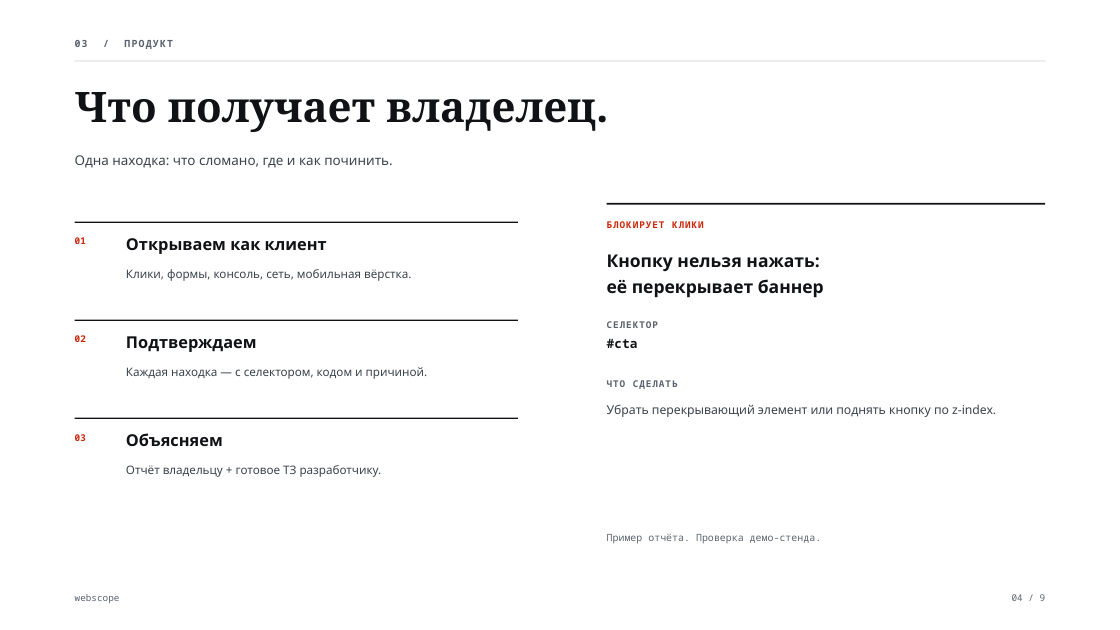
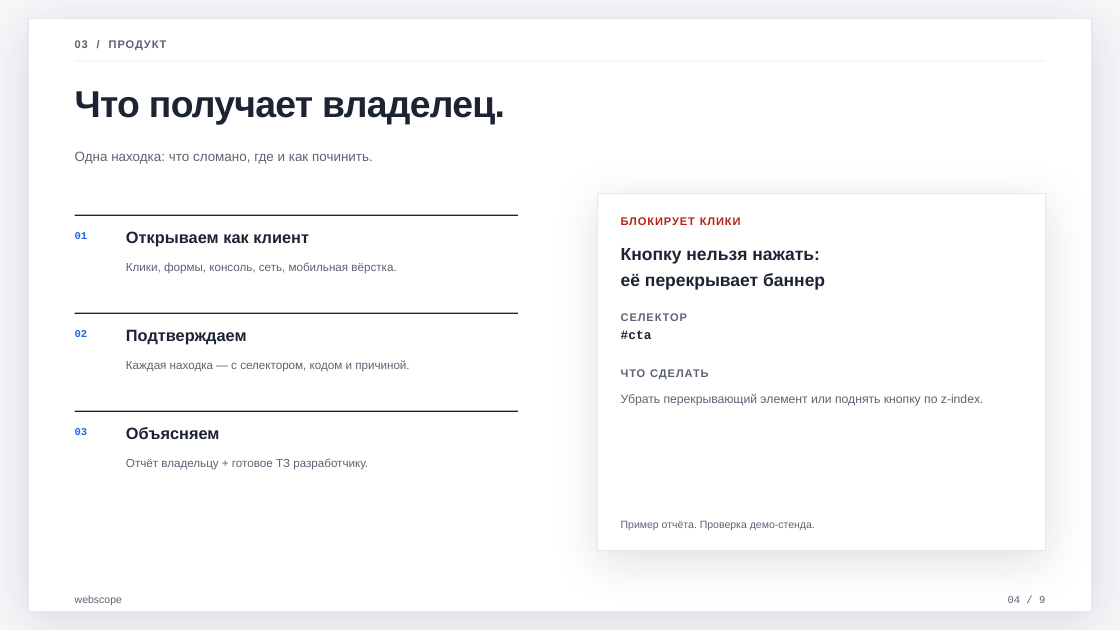
Before and after one commit to xDefox/qa-startup, a slide deck: slide 4 of pitch/webscope-pitch-3min.pptx. Drawn at 1120x630 pixels with LibreOffice and Linux fonts; fonts in the diff are those of the drawing. Boxes give left, top, right and bottom in pixels: in the first picture for what was removed or moved away, otherwise in the second. Text is boxed around its words. In the diff, an @@ line names an element or a change of style, - is before the commit and + after.

```diff
--- a/pitch/webscope-pitch-3min.pptx
+++ b/pitch/webscope-pitch-3min.pptx
@@ background #FFFFFF to #F6F7F9 @@
@@ rounded rectangle added at (28,18,1092,612), fill #FFFFFF, outline #E4E7EC 1 pt @@
@@ text "03 / ПРОДУКТ" at (75,40,88,48): size 8.5 to 9.5 pt, font Noto Sans Mono to Arial, text colour #5A626D to #5B6474, letter spacing 1 to 0.8 pt @@
@@ text "Что получает владелец." at (75,91,505,125): size 36 to 32 pt, font Noto Serif to Arial, text colour #101215 to #1C2333, letter spacing 0 to -0.6 pt @@
@@ rounded rectangle added at (597,194,1045,551), fill #FFFFFF, outline #E4E7EC 1 pt @@
@@ rectangle removed at (607,203,1045,205) @@
@@ size 8 to 9 pt, font Noto Sans Mono to Courier New, text colour #C9280B to #2563EB in 3 elements at (75,330,88,337), (75,428,88,435), (75,232,88,239) @@
@@ font Noto Sans to Arial, text colour #101215 to #1C2333 in 4 elements at (126,231,309,246), (126,427,220,439), (126,329,247,344), (621,248,825,290) @@
@@ text "БЛОКИРУЕТ КЛИКИ": place and size @@
-text "БЛОКИРУЕТ КЛИКИ" at (607,221,704,228)
+text "БЛОКИРУЕТ КЛИКИ" at (621,217,741,225)
@@ text "БЛОКИРУЕТ КЛИКИ" at (621,217,741,225): size 8 to 9.5 pt, font Noto Sans Mono to Arial, text colour #C9280B to #B42318 @@
@@ text "Кнопку нельзя нажать:": place and size @@
-text "Кнопку нельзя нажать:" at (607,254,824,298)
+text "Кнопку нельзя нажать:" at (621,248,825,290)
@@ 3 texts, 3 rectangles: place and size @@
-3 texts, 3 rectangles at (75,222,518,477)
+3 texts, 3 rectangles at (75,215,518,470)
@@ fill #101215 to #1C2333 in 3 elements at (75,215,518,216), (75,411,518,412), (75,313,518,313) @@
@@ text "#cta": place and size @@
-text "#cta" at (607,339,638,348)
+text "#cta" at (621,330,652,339)
@@ text "#cta" at (621,330,652,339): font Noto Sans Mono to Courier New, text colour #101215 to #1C2333 @@
@@ text "СЕЛЕКТОР": place and size @@
-text "СЕЛЕКТОР" at (607,321,658,328)
+text "СЕЛЕКТОР" at (621,310,1023,323)
@@ text "СЕЛЕКТОР" at (621,310,1023,323): size 8 to 9.5 pt, font Noto Sans Mono to Arial, text colour #5A626D to #5B6474 @@
@@ text "Каждая находка — с селектором, ...": place and size @@
-text "Каждая находка — с селектором, ..." at (126,367,428,379)
+text "Каждая находка — с селектором, ..." at (126,360,409,372)
@@ font Noto Sans to Arial, text colour #3C434D to #5B6474 in 5 elements at (75,151,373,164), (126,262,396,274), (126,458,368,470), (126,360,409,372), (621,394,984,406) @@
@@ text "Убрать перекрывающий элемент или поднять ...": place and size @@
-text "Убрать перекрывающий элемент или поднять ..." at (607,404,996,417)
+text "Убрать перекрывающий элемент или поднять ..." at (621,394,984,406)
@@ text "ЧТО СДЕЛАТЬ" at (621,369,709,379): size 8 to 9.5 pt, font Noto Sans Mono to Arial, text colour #5A626D to #5B6474 @@
@@ text "ЧТО СДЕЛАТЬ": place and size @@
-text "ЧТО СДЕЛАТЬ" at (607,380,678,389)
+text "ЧТО СДЕЛАТЬ" at (621,369,709,379)
@@ text "Пример отчёта. Проверка демо-стенда.": place and size @@
-text "Пример отчёта. Проверка демо-стенда." at (607,534,822,544)
+text "Пример отчёта. Проверка демо-стенда." at (621,521,815,530)
@@ text "Пример отчёта. Проверка демо-стенда." at (621,521,815,530): size 8.5 to 9 pt, font Noto Sans Mono to Arial, text colour #5A626D to #5B6474 @@
@@ text "webscope" at (75,595,122,605): size 8 to 9 pt, font Noto Sans Mono to Arial, text colour #5A626D to #5B6474 @@
@@ text "04 / 9" at (1008,596,1045,603): size 8 to 9 pt, font Noto Sans Mono to Courier New, text colour #5A626D to #5B6474 @@
```
Also in this commit, not shown: 8 other slides changed, 4 slides added, 19 other files.
